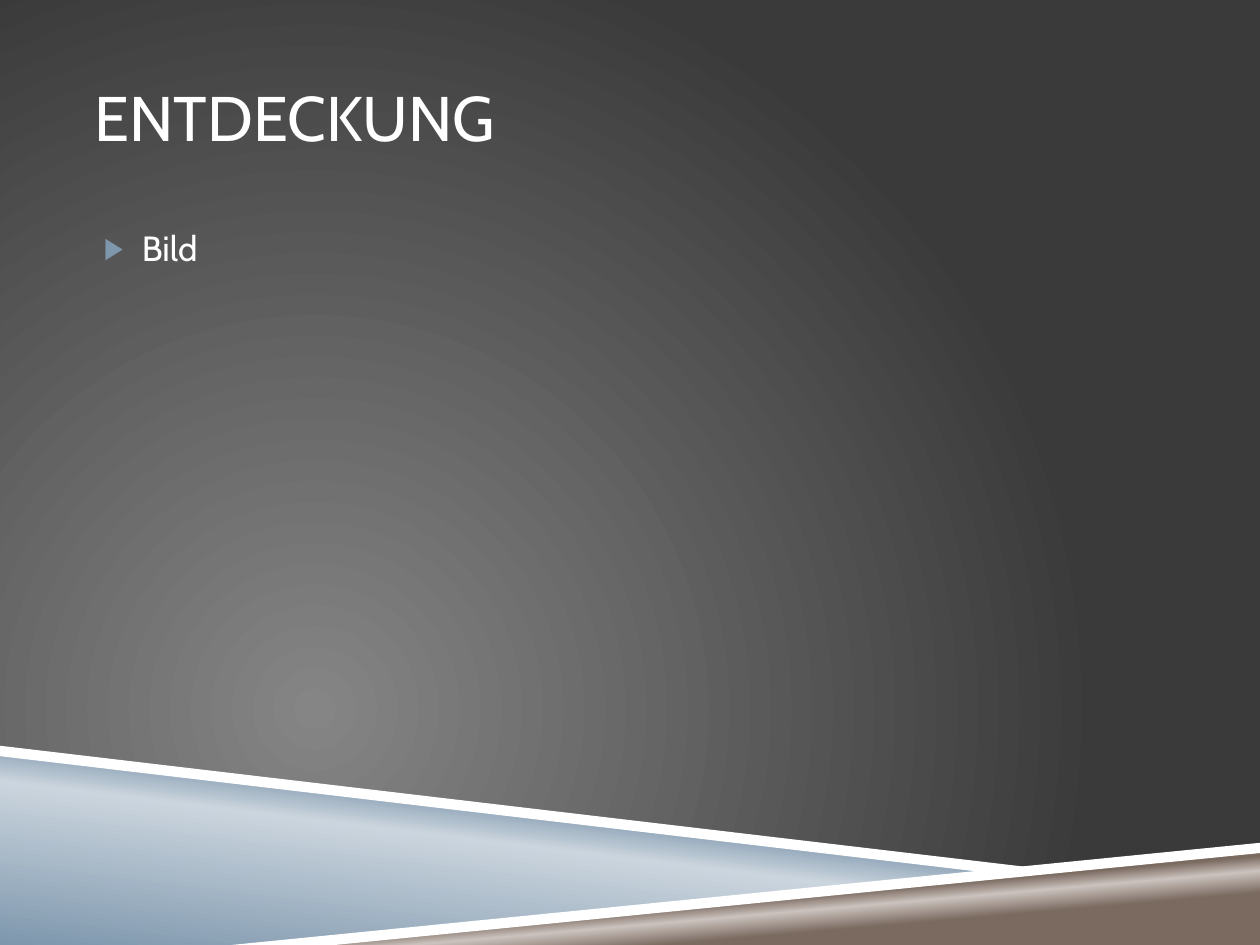
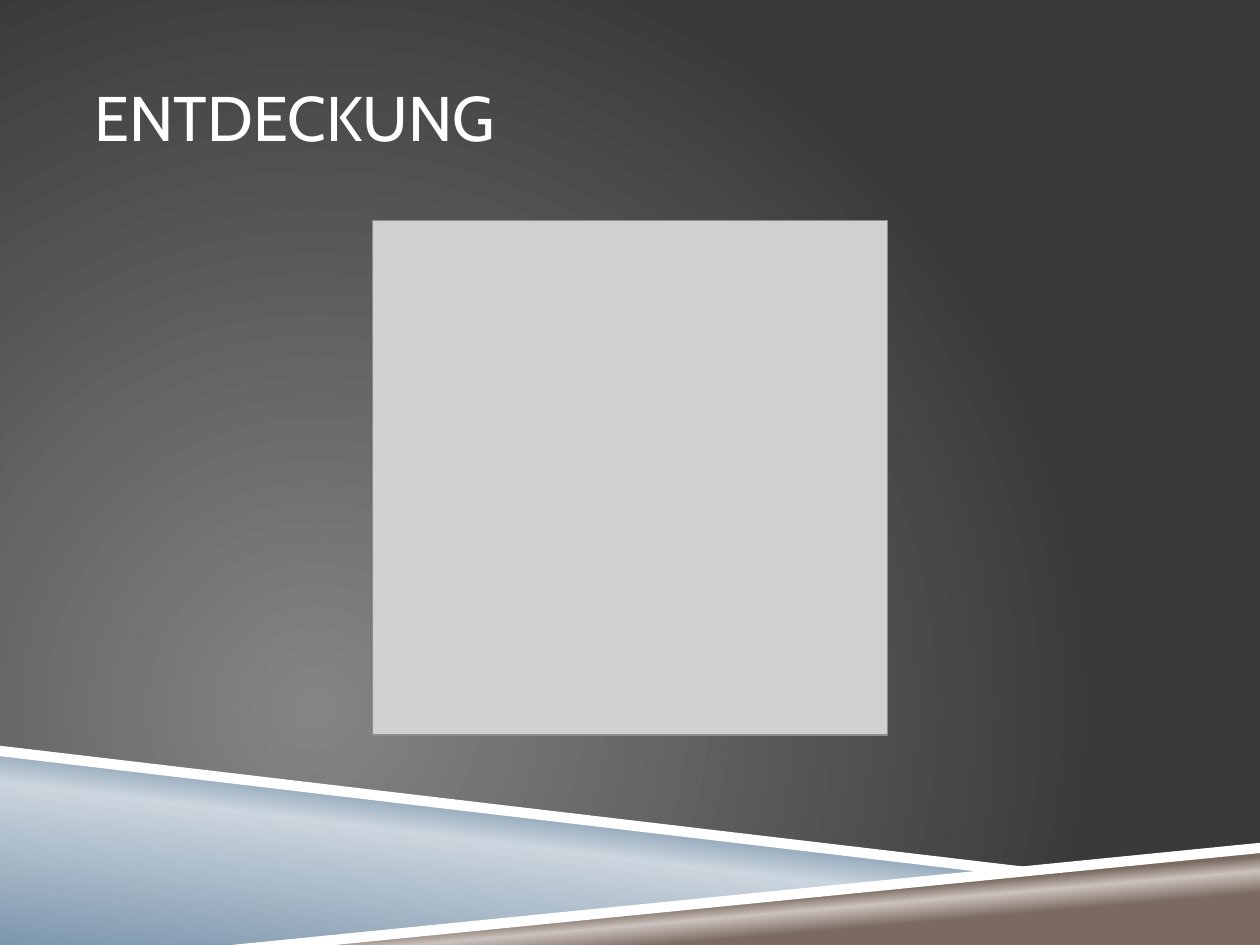
Before and after one commit to villj2/ch.bfh.bti7301.searchrobot, a slide deck: slide 10 of doc/Searchrobot.pptx. Drawn at 1260x945 pixels with LibreOffice and Linux fonts; fonts in the diff are those of the drawing; grey boxes stand for pictures; background and template pictures are left out. Boxes give left, top, right and bottom in pixels: in the first picture for what was removed or moved away, otherwise in the second. Text is boxed around its words. In the diff, an @@ line names an element or a change of style, - is before the commit and + after.

Commit message:
Added Pictures for Presentations.

```diff
--- a/doc/Searchrobot.pptx
+++ b/doc/Searchrobot.pptx
@@ text removed at (x1=142, y1=234, x2=198, y2=262) @@
-▶ Bild
@@ picture added at (x1=373, y1=220, x2=887, y2=735) @@
```
Also in this commit, not shown: 4 other slides changed, 2 slides added.
